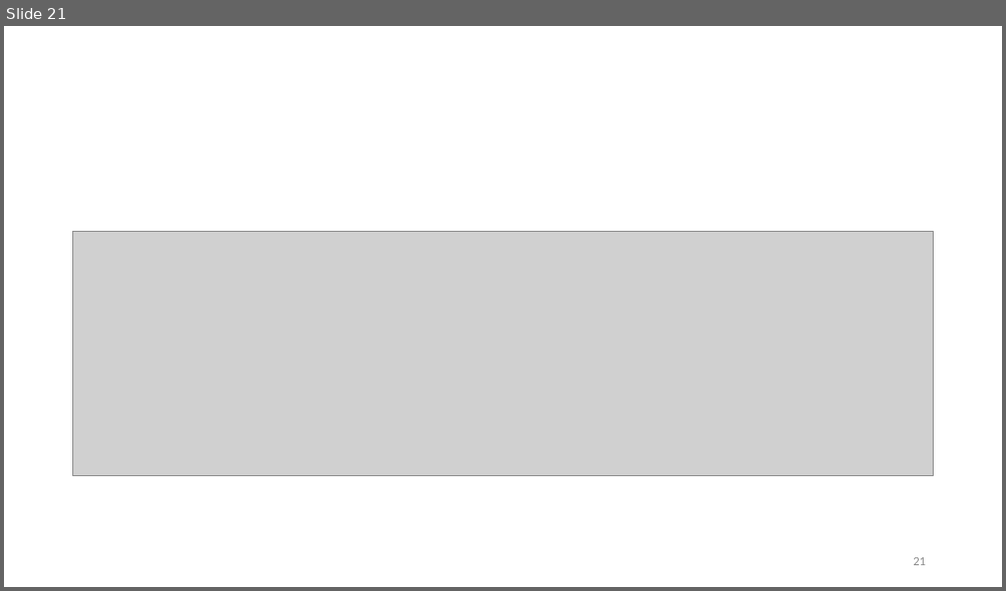
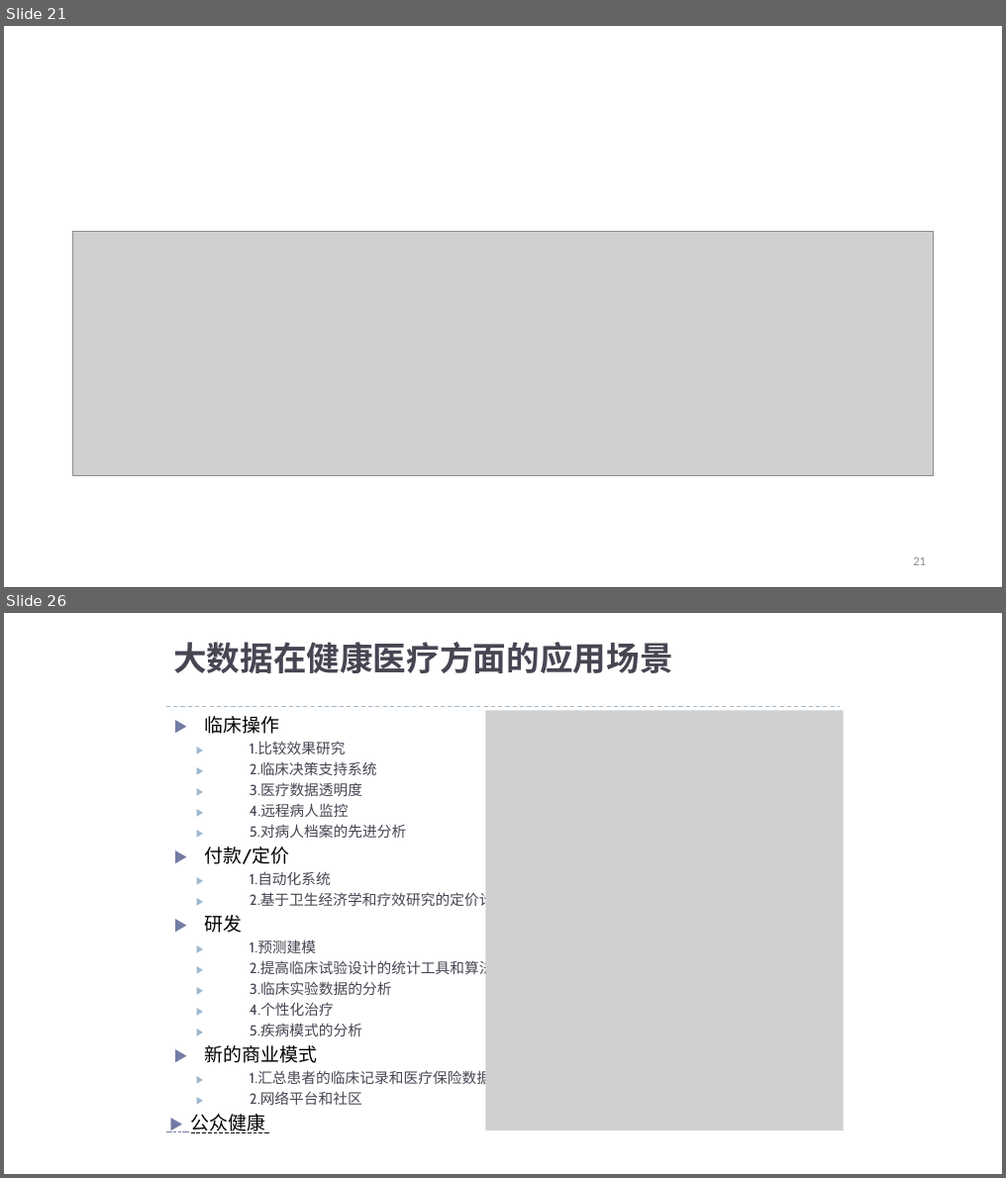
Before and after one commit to prm10/paper, a slide deck: presentation/big data.pptx. Shown one above the other, each under a label of ours: slide 21 before the commit, slides 21 and 26 after it; the slides between them are not shown. The pictures are 1006x591 and 1006x1178 pixels, drawn with LibreOffice and Linux fonts; fonts in the diff are those of the drawing; grey boxes stand for pictures. Boxes give left, top, right and bottom in pixels: in the first picture for what was removed or moved away, otherwise in the second. Text is boxed around its words. In the diff, an @@ line names an element or a change of style, - is before the commit and + after.

```diff
--- a/presentation/big data.pptx
+++ b/presentation/big data.pptx
@@ slide 26 added at <box>4,613,1002,1174</box>, background #FFFFFF @@
@@ text added at <box>173,642,673,673</box>, 32 pt, text #464653, bold @@
+大数据在健康医疗方面的应用场景
@@ freeform shape added at <box>166,707,841,707</box>, outline #9FB8CD 1 pt dashed @@
@@ text added at <box>191,716,508,1134</box>, 14 pt, text #464653 @@
+▶ 临床操作
+▶ 1.比较效果研究
+▶ 2.临床决策支持系统
+▶ 3.医疗数据透明度
+▶ 4.远程病人监控
+▶ 5.对病人档案的先进分析
+▶ 付款/定价
+▶ 1.自动化系统
+▶ 2.基于卫生经济学和疗效研究的定价计划
+▶ 研发
+▶ 1.预测建模
+▶ 2.提高临床试验设计的统计工具和算法
+▶ 3.临床实验数据的分析
+▶ 4.个性化治疗
+▶ 5.疾病模式的分析
+▶ 新的商业模式
+▶ 1.汇总患者的临床记录和医疗保险数据集
+▶ 2.网络平台和社区
+▶ 公众健康
@@ picture added at <box>485,710,844,1131</box> @@
```
Also in this commit, not shown: 12 slides changed, 1 other slide added, 1 slide removed.
